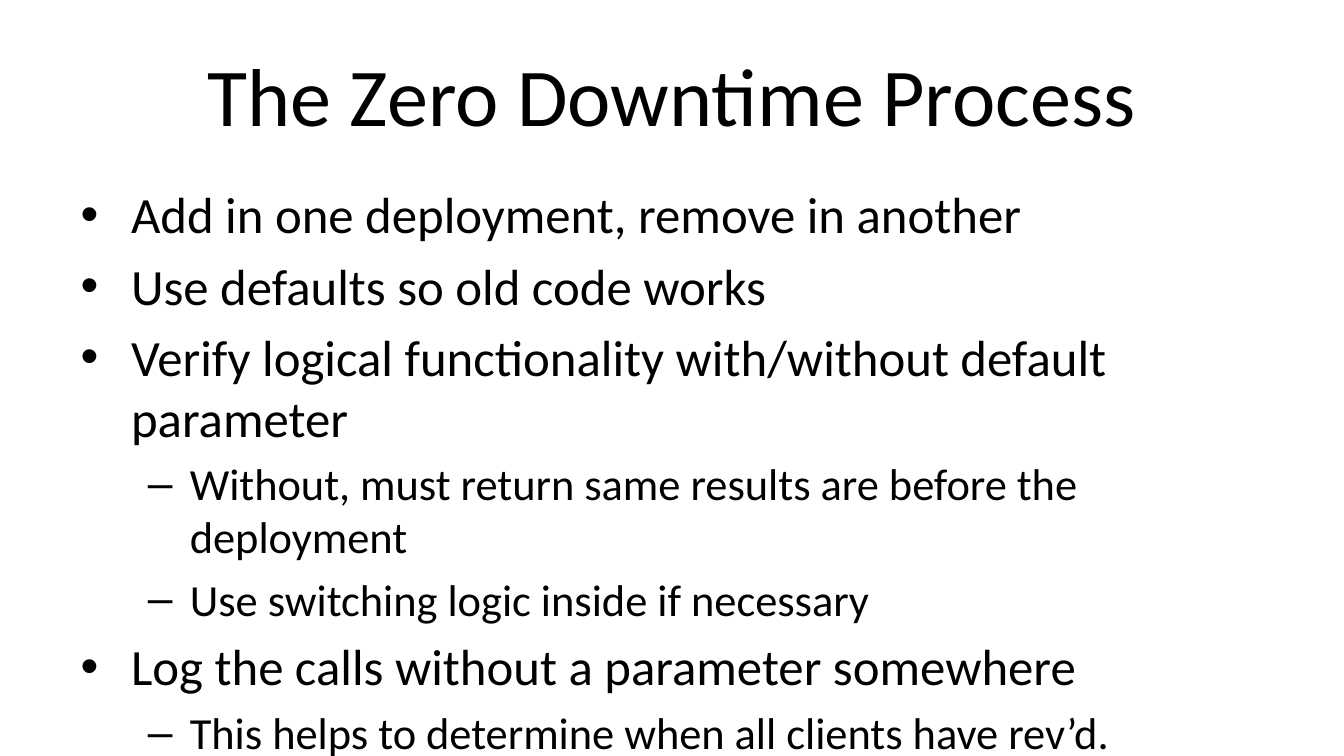
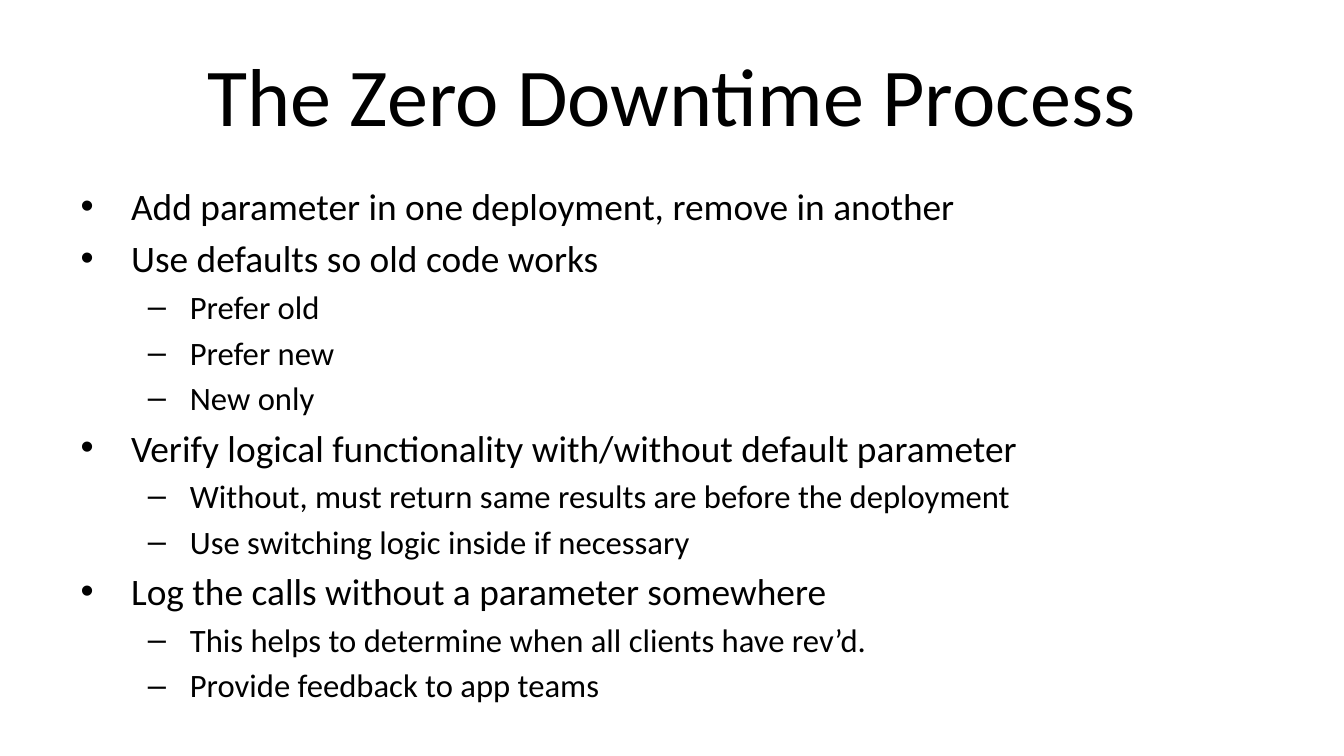
Before and after one commit to way0utwest/ZeroDowntime, a slide deck: slide 32 of VSLive_LasVegas2023_W19_ArchitectZeroDowntime.pptx. Drawn at 1344x756 pixels with LibreOffice and Linux fonts; fonts in the diff are those of the drawing; background and template pictures are left out. Boxes give left, top, right and bottom in pixels: in the first picture for what was removed or moved away, otherwise in the second. Text is boxed around its words. In the diff, an @@ line names an element or a change of style, - is before the commit and + after.

Commit message:
Updated slides with better fonts

```diff
--- a/VSLive_LasVegas2023_W19_ArchitectZeroDowntime.pptx
+++ b/VSLive_LasVegas2023_W19_ArchitectZeroDowntime.pptx
@@ text at box(131, 194, 1017, 658): paragraph added @@
+  – Provide feedback to app teams
@@ text at box(131, 194, 954, 226): text changed; size 27.2 to 20 pt @@
-• Add in one deployment, remove in another
+• Add parameter in one deployment, remove in another
@@ text at box(131, 246, 1017, 658): size 27.2 to 20 pt in "Use defaults so old code works", "Verify logical functionality with/without default parameter", "Log the calls without a parameter somewhere"; size 23.8 to 17.5 pt in "Without, must return same results are before ...", "Use switching logic inside if necessary", "This helps to determine when all clients ..."; less space between paragraphs @@
@@ text at box(190, 296, 335, 416): paragraphs added @@
+  – Prefer old
+  – Prefer new
+  – New only
```
Also in this commit, not shown: 10 other slides changed, 1 slide added.
